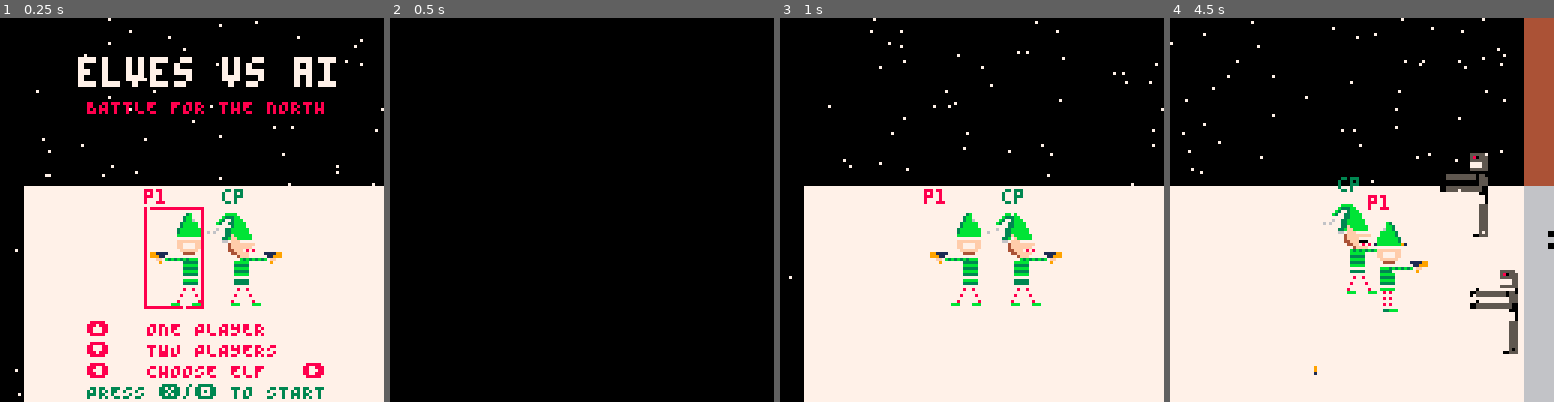
Above: before the commit, frames 1-4 (left to right).
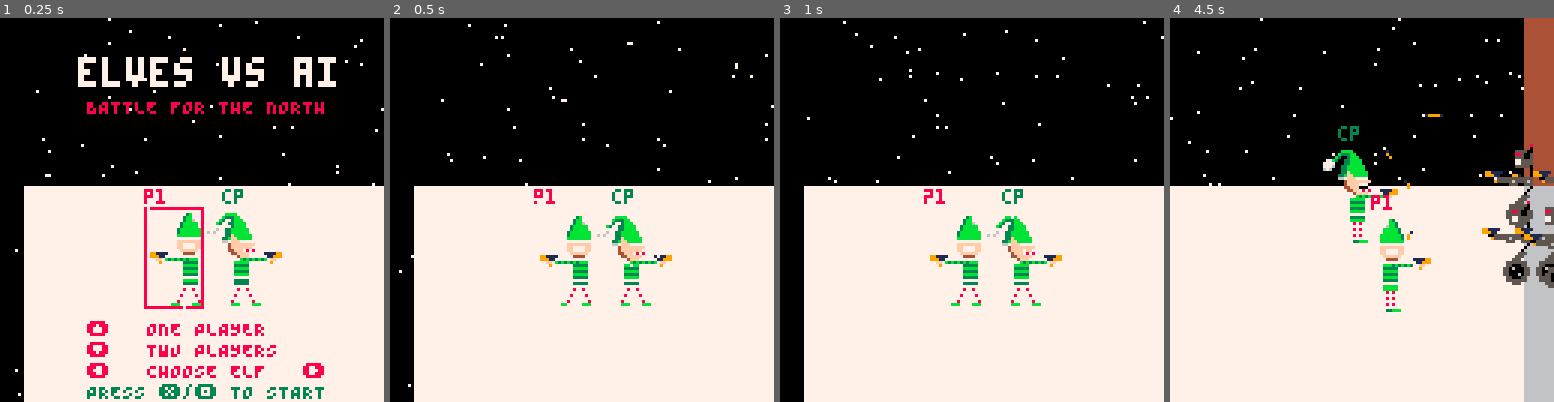
Above: after the commit, the same moments.

Repository: ryangrossGitHub/eva
Game: PICO-8 cartridge eva.p8
Same seed, same stepped clock (60 frames per second), same inputs: the game is played once before the commit and once after it.
Inputs:
- Up to frame 1 (0.25 s): no input
- Up to frame 2 (0.5 s): tap X (X key) at 0.33 s
- Up to frame 3 (1 s): tap O (Z key) at 0.7 s
- Up to frame 4 (4.5 s): tap X (X key) at 1.07, 1.85, 2.97, 4.08 s; hold Right 1.6-2.1 s; tap O (Z key) every 0.4 s from 1.7 to 4.1 s; hold Up 2.15-2.42 s; hold Right 2.47-3.03 s; hold Left 3.08-3.58 s; hold Down 3.63-3.97 s; hold Right from 4.02 s (still down)

Frame 1 is identical in both runs. In frame 2, 53% of the frame differs, in the area x 2-100%, y 0-100%; in frame 3, 2.0%; in frame 4, 7.8%.

Commit message:
Updated enemy sprites to have wheels. Added enemy firing mechanic and udpated movement patterns.

Diff:
--- a/src/enemies.lua
+++ b/src/enemies.lua
@@ -13,7 +13,7 @@
 		sprite_number_face = 132, --rnd(enemy_head_sprite_list),
 		speed = speed, -- movement speed
 		sprite_flip = true,
-		x = rnd({ camera_x-16, camera_x + screen_size + 16 }),
+		x = camera_x + screen_size + 16,
 		y = rnd(48) + 48,
 		w = 8,
 		h = 24,
@@ -22,14 +22,11 @@
 		dead = false,
 		animation_frame_delay = 7, -- animation frame delay
 		animation_frame_count = 0,
-		yeeted = false,
-		yeet_sprite = 136,
-		yeet_sprite_flip = false, --flip of yeeting player
-		yeet_animation_frame_delay = 5,
-		yeet_animation_frame_count = 0,
-		destination = flr(rnd(4)), -- 0,4 = opposite side, 1 = player 1, 2 = player 2
+		destination = flr(rnd(2)) + 1, -- 1 = player 1, 2 = player 2
 		damage = 0,
-		dead_frames = 0
+		dead_frames = 0,
+		fire_delay = 10,
+		fire_delay_count = 0
 	}
 
 	if enemy.x > camera_x + screen_size/2 then
@@ -66,30 +63,12 @@
 					end
 				end
 			end
-		elseif enemy.yeeted then
-			yeet(enemy)
 		else
 
 			if enemy.destination == 1 then
 				seek_player(enemy, p1)
 			elseif enemy.destination == 2 then
 				seek_player(enemy, p2)
-			else
-				if enemy.sprite_flip then
-					enemy.x += enemy.speed
-
-					-- Die when walk off screen
-					if enemy.x > camera_x + screen_size + 16 then
-						enemy_die(enemy, nil, false, false)
-					end
-				else
-					enemy.x -= enemy.speed
-
-					-- Die when walk off screen
-					if enemy.x < camera_x - 16 then
-						enemy_die(enemy, nil, false, false)
-					end
-				end
 			end
 
 			enemy.animation_frame_count += 1
@@ -109,21 +88,38 @@
 end
 
 function seek_player(enemy, p)
-	if p.x < enemy.x - enemy.speed then
-		enemy.x -= enemy.speed
-		enemy.sprite_flip = false
-	elseif p.x > enemy.x + enemy.speed then
-		enemy.x += enemy.speed
-		enemy.sprite_flip = true
+	local distance = abs(p.x - enemy.x)
+
+	if distance > 40 then
+		if p.x < enemy.x - enemy.speed then
+			enemy.x -= enemy.speed
+			enemy.sprite_flip = false
+		elseif p.x > enemy.x + enemy.speed then
+			enemy.x += enemy.speed
+			enemy.sprite_flip = true
+		end
 	end
 
-	-- walk to middle before down
-	if abs(p.x-enemy.x) < 2 then
-		if p.y < enemy.y - 4 - enemy.speed then
-			enemy.y -= enemy.speed
-		elseif p.y > enemy.y + enemy.speed then
-			enemy.y += enemy.speed
+	if enemy.y > 38 and p.y < enemy.y - 4 - enemy.speed then
+		enemy.y -= enemy.speed
+	elseif enemy.y < screen_size and p.y > enemy.y + enemy.speed then
+		enemy.y += enemy.speed
+	else
+		handle_enemy_fire(enemy)
+	end
+end
+
+function handle_enemy_fire(e)
+	if e.fire_delay_count < e.fire_delay then
+		e.fire_delay_count += 1
+	else
+		e.fire_delay_count = 0
+
+		local xd = 15
+		if not e.sprite_flip then
+			xd = -xd
 		end
+		spawn_dart(e.x+4, e.y+6, xd, 0)
 	end
 end
 
@@ -156,13 +152,13 @@
 	local hbox = 16 -- hit box
 
 	for enemy in all(enemies) do
-		if not enemy.dead and not enemy.yeeted
+		if not enemy.dead
 		and ((enemy.x - 2 < player.x and player.flip_sprite) or (enemy.x + 2 > player.x and not player.flip_sprite))
 		and (enemy.y - 4 > player.y - hbox + 12 and enemy.y - 4 < player.y + hbox + 8) then
 
-			local weapon_force = 5
+			local weapon_force = 3
 			if player.weapon == 1 then
-				weapon_force = 2
+				weapon_force = 1
 			end
 
 			if player.flip_sprite then
@@ -176,7 +172,6 @@
 
 function enemy_die(enemy, weapon, flip, rotate)
  	enemy.dead = true
-	enemy.yeet = false
 
 	if weapon == 1 or weapon == 7 or weapon == nil then
 		enemy.sprite_number = -1
@@ -194,30 +189,3 @@
 		particle_count = 30
 	end
 end
-
-function yeet(enemy)
-	if enemy.x < camera_x or enemy.x > camera_x + screen_size - 32 then
-		enemy_die(enemy, 1, not enemy.sprite_flip, true)
-		sfx(0)
-	else
-		if enemy.yeet_animation_frame_count < enemy.yeet_animation_frame_delay * 0.5 then
-			-- pickup animation
-			enemy.sprite_number = enemy.yeet_sprite
-			if enemy.yeet_sprite_flip then
-				enemy.x += 3
-				enemy.sprite_flip = true
-			else
-				enemy.x -= 3
-				enemy.sprite_flip = false
-			end
-		else
-			if enemy.yeet_sprite_flip then
-				enemy.x -= 15
-			else
-				enemy.x += 15
-			end
-		end
-
-		enemy.yeet_animation_frame_count += 1
-	end
-end
--- a/src/main.lua
+++ b/src/main.lua
@@ -1,9 +1,6 @@
 screen_size = 128
 user_data_memory_address = 0x8000
 log_file = "log.txt"
-intro_text_full = "dispatch to all units, respond immediately to a public disturbance at da club."
-intro_text = ""
-intro_count = 0
 progress_stage = 0
 
 function _init()
@@ -70,89 +67,77 @@
 function _draw()
 	cls()
 
-	if intro then
-		say(60, 50, intro_text, 0, true, false, 7, 0)
-		intro_text = sub(intro_text_full, 1, intro_count)
-		intro_count += 1
+	map(0,0)
+	if stage == 0 then
+		draw_start()
+	end
 
-		if intro_count < #intro_text_full then
-			sfx(3)
-		end
+	print_dialog(20 * 8, 5 * 8, "santa's workshop", 1, false, false, 8, 3)
 
-		run_intro()
-	else
-		map(0,0)
-		if stage == 0 then
-			draw_start()
-		end
+	local s = stages[stage]
+	if not s then
+		s = stages[1]
+	end
 
-		print_dialog(20 * 8, 5 * 8, "santa's workshop", 1, false, false, 8, 3)
+	camera(camera_x,camera_y)
+	if camera_shake_offset < 0 then
+		camera_shake_offset += 1
+		camera_x += 1
+	elseif camera_shake_offset > 0 then
+		camera_shake_offset -= 1
+		camera_x -= 1
+	end
 
-		local s = stages[stage]
-		if not s then
-			s = stages[1]
-		end
+	draw_weapons()
 
-		camera(camera_x,camera_y)
-		if camera_shake_offset < 0 then
-			camera_shake_offset += 1
-			camera_x += 1
-		elseif camera_shake_offset > 0 then
-			camera_shake_offset -= 1
-			camera_x -= 1
-		end
+	draw_darts()
 
-		draw_weapons()
+	draw_enemies()
 
-		draw_darts()
+	draw_player_weapon(p2)
+	draw_player(p2)
+	local p2_disp = "cp"
+	if coop then
+		p2_disp = "p2"
+	end
+	print(p2_disp, p2.x - 3, p2.y - 7, 3)
 
-		draw_enemies()
+	-- Draw player 1 after player 2 so that player 1 is in front of player 2
+	draw_player_weapon(p1)
+	draw_player(p1)
+	print("p1", p1.x - 3, p1.y - 7, 8)
 
-		draw_player_weapon(p2)
-		draw_player(p2)
-		local p2_disp = "cp"
-		if coop then
-			p2_disp = "p2"
-		end
-		print(p2_disp, p2.x - 3, p2.y - 7, 3)
+	draw_snow()
 
-		-- Draw player 1 after player 2 so that player 1 is in front of player 2
-		draw_player_weapon(p1)
-		draw_player(p1)
-		print("p1", p1.x - 3, p1.y - 7, 8)
-
-		draw_snow()
-
-		if not stage_trans and stage > 1 then
-			local count = c.kill_count + j.kill_count
-			if progress_stage < 4 and count >= 1000 then
-				progress_stage = 4
-				stage = 3
-				-- enemies = {} -- clear
-				music(56)
-				c.flip_sprite = false
-				j.flip_sprite = false
-				player_move = false
-			elseif progress_stage < 3 and count >= 500 then
-				progress_stage = 3
-				music(32)
-				stages[2].enemy_spawn_delay = 7
-				stages[2].enemy_speed = 0.9
-			elseif progress_stage < 2 and count >= 250 then
-				progress_stage = 2
-				music(8)
-				stages[2].enemy_spawn_delay = 12
-				stages[2].enemy_speed = 0.7
-			elseif progress_stage < 1 and count >= 100 then
-				progress_stage = 1
-				music(0)
-				stages[2].enemy_spawn_delay = 13
-				stages[2].enemy_speed = 0.5
-			end
-		end
-
-		if stage == 3 then
-			run_ending()
+	if not stage_trans and stage > 1 then
+		local count = c.kill_count + j.kill_count
+		if progress_stage < 4 and count >= 1000 then
+			progress_stage = 4
+			stage = 3
+			-- enemies = {} -- clear
+			music(56)
+			c.flip_sprite = false
+			j.flip_sprite = false
+			player_move = false
+		elseif progress_stage < 3 and count >= 500 then
+			progress_stage = 3
+			music(32)
+			stages[2].enemy_spawn_delay = 7
+			stages[2].enemy_speed = 0.9
+		elseif progress_stage < 2 and count >= 250 then
+			progress_stage = 2
+			music(8)
+			stages[2].enemy_spawn_delay = 12
+			stages[2].enemy_speed = 0.7
+		elseif progress_stage < 1 and count >= 100 then
+			progress_stage = 1
+			music(0)
+			stages[2].enemy_spawn_delay = 13
+			stages[2].enemy_speed = 0.5
 		end
 	end
+
+	if stage == 3 then
+		run_ending()
+	end
 end
--- a/src/particles.lua
+++ b/src/particles.lua
@@ -10,7 +10,6 @@
         dy = dy,
         life = 90,
         bounces = 3,
-        -- new tumbling properties
         is_tumbling = false,
         spin_angle = 0,
         spin_speed = 0
@@ -45,32 +44,39 @@
             del(darts, d)
         end
 
-        -- 4. chaotic enemy ricochet
+        -- 4. collision and ricochet
         for e in all(enemies) do
-            if d.x >= e.x and d.x <= e.x + e.w and
-               d.y >= e.y and d.y <= e.y + e.h then
+            dart_collision_detection(d, e)
+        end
 
-                local return_dir = 1
-                if d.dx > 0 then return_dir = -1 end
+        dart_collision_detection(d, p1)
+        dart_collision_detection(d, p2)
+    end
+end
 
-				d.dx = (1.0 + rnd(2.0)) * return_dir
-				d.dy = -1.5 - rnd(3.0)
-				d.life = d.life + 20
+function dart_collision_detection(d, o)
+    if d.x >= o.x and d.x <= o.x + o.w and
+        d.y >= o.y and d.y <= o.y + o.h then
 
-				-- activate wild visual spin on chaotic hits!
-				d.is_tumbling = true
-				-- random direction (clockwise/counter-clockwise) and hyper speed
-				d.spin_speed = 0.15 + rnd(0.2)
-				if rnd(1) > 0.5 then d.spin_speed = -d.spin_speed end
+        local return_dir = 1
+        if d.dx > 0 then return_dir = -1 end
+
+        d.dx = (1.0 + rnd(2.0)) * return_dir
+        d.dy = -1.5 - rnd(3.0)
+        d.life = d.life + 20
+
+        -- activate visual spin on hits
+        d.is_tumbling = true
+        -- random direction (clockwise/counter-clockwise) and faster speed
+        d.spin_speed = 0.15 + rnd(0.2)
+        if rnd(1) > 0.5 then d.spin_speed = -d.spin_speed end
 
 
-                if d.dx > 0 then d.x = e.x + e.w + 1 else d.x = e.x - 1 end
+        if d.dx > 0 then d.x = o.x + o.w + 1 else d.x = o.x - 1 end
 
-                d.bounces = d.bounces - 1
-                if d.bounces <= 0 then
-                    del(darts, d)
-                end
-            end
+        d.bounces = d.bounces - 1
+        if d.bounces <= 0 then
+            del(darts, d)
         end
     end
 end
--- a/src/players.lua
+++ b/src/players.lua
@@ -28,11 +28,11 @@
 		arm_out = 38,
 		arm_up = 3
 	},
-	yeet_frame_count = 0,
-	yeet_frame_delay = 5,
 	flip_sprite = true,
 	x = init_jenn_x,
 	y = init_player_y,
+	w = 8,
+	h = 32,
 	last_animation_frame_x = init_jenn_x,
 	last_animation_frame_y = init_player_y,
 	animation_frame_delay = 5,
@@ -41,7 +41,6 @@
 	trigger = false, -- trigger pressed,
 	kill_count = 0,
 	stepping = true, -- movement sprite
-	yeeting = false,
 	recoil = false, -- arm movement when firing
 	recoil_delay = 1,
 	recoil_count = 0,
@@ -60,11 +59,11 @@
 		arm_out = 22,
 		arm_up = 33
 	},
-	yeet_frame_count = 0,
-	yeet_frame_delay = 5,
 	flip_sprite = false,
 	x = init_chad_x,
 	y = init_player_y,
+	w = 8,
+	h = 32,
 	last_animation_frame_x = init_chad_x,
 	last_animation_frame_y = init_player_y,
 	animation_frame_delay = 5,
@@ -73,7 +72,6 @@
 	trigger = false, -- trigger pressed
 	kill_count = 0,
 	stepping = true, -- movement sprite
-	yeeting = false,
 	recoil = false, -- arm movement when firing
 	recoil_delay = 1,
 	recoil_count = 0,
@@ -108,8 +106,6 @@
 weapon_list = {pistol, rifle}
 
 function update_p2()
-	enemy_collision(p2)
-
 	local c,y = nil
 	if p2.x > p1.x + 32 then
 		p2.flip_sprite = true
@@ -124,14 +120,8 @@
  	if c then
 		if c < 0 then
 	  		p2.flip_sprite = true
-	  		if p2.x > camera_x+32 then
-	   			p2.x -= 1
-	  		end
 	 	else
 	  		p2.flip_sprite = false
-	  		if p2.x < camera_x+screen_size-32 then
-	   			p2.x += 1
-	  		end
 		end
 
 		handle_player_trigger(p2)
@@ -182,6 +172,7 @@
 	if closest == 99 then -- no enemies in range
 		return nil, e_ydir
 	else
+		if e_ydir == 0 then e_ydir = 1 end -- tie breaker so bot doesn't freeze
 		return c_xdir, e_ydir
 	end
 end
@@ -197,18 +188,6 @@
   			p.stepping = false
   		else
 			p.stepping = true
-		end
- 	end
-
- 	enemy_collision(p)
-
-	-- yeet
-	if p.yeeting then
- 		p.yeet_frame_count += 1
-
-		if p.yeet_frame_count >= p.yeet_frame_delay then
-			p.yeet_frame_count = 0
-			p.yeeting = false
 		end
  	end
 end
@@ -219,21 +198,6 @@
  	else
   		spr(38,boss.x,boss.y,2,2,false,false)
  	end
-end
-
-function enemy_collision(p)
-	if p.yeeting then
-		return -- early exit
-	end
-
-	for e in all(enemies) do
-		if not e.dead and not e.yeeted and e.x > p.x-8 and  e.x < p.x+8 and e.y-4 > p.y-8 and e.y-4 < p.y+8 then
-			p.yeeting = true
-			e.yeeted = true
-			e.yeet_sprite_flip = p.flip_sprite
-			p.kill_count += 1
-		end
-	end
 end
 
 function check_weapon_found()
@@ -249,10 +213,6 @@
 end
 
 function update_player_move(p, ctrl)
-	if p.yeeting then
-		return -- early exit
-	end
-
 	-- ctrl is the controller maping
 	if btn(0, ctrl)
 		and p.x > 0 -- not out of bounds
@@ -276,7 +236,7 @@
 
 	if btn(2, ctrl) and p.y > 24 then
 		p.y -= p.speed
-	elseif btn(3, ctrl) and p.y < screen_size - 43 then
+	elseif btn(3, ctrl) and p.y < screen_size - 33 then
 		p.y += p.speed
 	end
 
@@ -346,10 +306,6 @@
 end
 
 function draw_player_weapon(p)
-	if p.yeeting then
-		return -- early exit
-	end
-
 	local recoil_mult = 0
 
 	if p.recoil then
@@ -377,20 +333,18 @@
 end
 
 function handle_player_trigger(p)
-	if not p.yeeting then
-		if not p.trigger then
-			p.trigger = true
-
-			if p.weapon == 0 and p.weapon_delay == 0 then
-				p.weapon_delay = pistol.delay
-				handle_player_fire(p)
-			end
-		end
-
-		if p.weapon == 1 then
-			p.weapon_delay = 0
+	if not p.trigger then
+		p.trigger = true
+
+		if p.weapon == 0 and p.weapon_delay == 0 then
+			p.weapon_delay = pistol.delay
 			handle_player_fire(p)
 		end
+	end
+
+	if p.weapon == 1 then
+		p.weapon_delay = 0
+		handle_player_fire(p)
 	end
 end
 
@@ -415,20 +369,20 @@
 			c_head_x = p.x + 8
 		end
 
-		if p.trigger or p.yeeting then
+		if p.trigger then
 			spr(p.sprites.head2, c_head_x, p.y + bounce_height, 2, 2, p.flip_sprite, false)
 		else
 			spr(p.sprites.head, c_head_x, p.y + bounce_height, 2, 2, p.flip_sprite, false)
 		end
 	else
 		if p.flip_sprite then
-			if p.recoil or p.yeeting then
+			if p.recoil then
 				spr(p.sprites.head2, p.x + 8, p.y + bounce_height, 1, 2, p.flip_sprite, false)
 			else
 				spr(p.sprites.head, p.x + 8, p.y + bounce_height, 1, 2, p.flip_sprite, false)
 			end
 		else
-			if p.recoil or p.yeeting then
+			if p.recoil then
 				spr(p.sprites.head2, p.x, p.y + bounce_height, 1, 2, p.flip_sprite, false)
 			else
 				spr(p.sprites.head, p.x, p.y + bounce_height, 1, 2, p.flip_sprite, false)
@@ -453,19 +407,9 @@
 
 	-- arm
 	if p.flip_sprite then
-		if p.yeeting then
-			spr(p.sprites.arm_up, p.x + 5, p.y + 5 + bounce_height, 1, 2, p.flip_sprite, false)
-			say(p.x, p.y, "YEEEEEET!", 1, false, false)
-		else
-			spr(p.sprites.arm_out, p.x - 3 + recoil_mult, p.y + 16 + bounce_height, 2, 1, p.flip_sprite, false)
-		end
-	else
-		if p.yeeting then
-			spr(p.sprites.arm_up, p.x + 3, p.y + 5 + bounce_height, 1, 2, p.flip_sprite, false)
-			say(p.x, p.y, "YEEEEEET!", false, false, false)
-		else
-			spr(p.sprites.arm_out, p.x + 3 - recoil_mult, p.y + 16 + bounce_height, 2, 1, p.flip_sprite, false)
-		end
+		spr(p.sprites.arm_out, p.x - 3 + recoil_mult, p.y + 16 + bounce_height, 2, 1, p.flip_sprite, false)
+	else
+		spr(p.sprites.arm_out, p.x + 3 - recoil_mult, p.y + 16 + bounce_height, 2, 1, p.flip_sprite, false)
 	end
 
 	if p.stepping then
--- a/src/stages.lua
+++ b/src/stages.lua
@@ -4,9 +4,6 @@
 stage_transfer_total = 161 -- stage trans total
 camera_x = 0
 camera_y = 0
-intro_count = 0
-intro_time = 60 * 5 -- 7 seconds
-intro = false
 wall_height = 56
 map_width = 8
 
@@ -112,19 +109,18 @@
     end
   end
 
- if btnp(2) or btnp(3) then
-    if coop then
-      coop = false
-    else
-      coop = true
-    end
- end
+  if btnp(2) or btnp(3) then
+      if coop then
+        coop = false
+      else
+        coop = true
+      end
+  end
 
   if btnp(4) or btnp(5) then
-    intro = true
     music(-1)
-    run_intro()
     printh("GAME START", log_file)
+    load_stage(1)
   end
 end
 
@@ -141,20 +137,6 @@
   print_dialog(54,117, "⬇️   TWO PLAYERS", 0, true, false, 8, 7)
   print_dialog(54,124, "⬅️   CHOOSE ELF   ➡️", 0, true, false, 8, 7)
   print_dialog(54,131, "PRESS ❎/🅾️ TO START", 0, true, false, 3, 7)
-end
-
-function run_intro()
-  if intro_count > 10 and (btnp(🅾️) or btnp(❎)) then
-    intro = false
-    load_stage(1)
-  end
-
-  if intro_count < intro_time then
-    intro_count += 1
-  else
-    intro = false
-    load_stage(1)
-  end
 end
 
 function draw_weapons()
Not shown, changed: 29 lines of the sprite sheet (__gfx__) section of eva.p8
